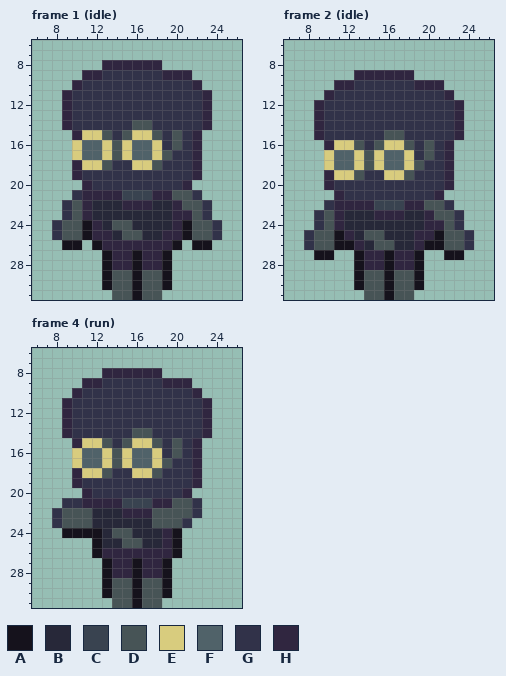
Two states of a pixel-art file, assets/sprites/enemy/zombie/enemy.aseprite. That is the earlier state.
32x32 pixels, 8 frames. Shown: frame 1 (idle): x 6..26, y 6..31; frame 2 (idle): x 6..26, y 6..31; frame 4 (run): x 6..26, y 6..31. The commit also changed other frames, which this record leaves out.
Palette (. is transparent): A #15121c  B #272839  C #394350  D #475456  E #d8cc7e  F #506269  G #313249  H #302640
Pixels before, frame 1 (idle), first column x 8:
 8 .....HHHHHH......
 9 ...HHGGGGGGHHH...
10 ..HGGGGGGGGGGGH..
11 .HGGGGGGGGGGGGGH.
12 .HGGGGGGGGGGGGGH.
13 .HGGGGGGGGGGGGGH.
14 .HGGGGGGDDGGGGGH.
15 ..HEEDGDEEDGDGH..
16 ..EFFEDEFFEGDGH..
17 ..EFFEDEFFEDGGH..
18 ..HEEDGGEEDGGGH..
19 ..HGGGGGGGGGGGH..
20 ...HGGGGGGGGGH...
21 ..GHHHHCCCHHDDG..
22 .GDHBBBHHHBBHDDG.
23 .GDHBBBBBBBBHHDG.
24 GDDAHBDDBBBBHADDG
25 GDDAHHBDDBBHHADDG
26 .AA.AHHHHHHHA.AA.
27 .....AHHAHHA.....
28 .....AHHAHHA.....
29 .....ADDADDA.....
30 .....ADDADDA.....
31 ......DDADD......
Pixels before, frame 2 (idle), first column x 8:
 9 .....HHHHHH......
10 ...HHGGGGGGHHH...
11 ..HGGGGGGGGGGGH..
12 .HGGGGGGGGGGGGGH.
13 .HGGGGGGGGGGGGGH.
14 .HGGGGGGGGGGGGGH.
15 .HGGGGGGDDGGGGGH.
16 ..HEEDGDEEDGDGH..
17 ..EFFEDEFFEGDGH..
18 ..EFFEDEFFEDGGH..
19 ..HEEDGGEEDGGGH..
20 ..HGGGGGGGGGGGH..
21 ...HGGGGGGGGGH...
22 ..GHHHHCCCHHDDG..
23 .GDHBBBHHHBBHDDG.
24 .GDHBBBBBBBBHHDG.
25 GDDAHBDDBBBHHADDG
26 GDDAAHBDDBBHAADDG
27 .AA..AHHAHHA..AA.
28 .....AHHAHHA.....
29 .....ADDADDA.....
30 .....ADDADDA.....
31 ......DDADD......
Pixels before, frame 4 (run), first column x 8:
 8 .....HHHHHH.....
 9 ...HHGGGGGGHHH..
10 ..HGGGGGGGGGGGH.
11 .HGGGGGGGGGGGGGH
12 .HGGGGGGGGGGGGGH
13 .HGGGGGGGGGGGGGH
14 .HGGGGGGDDGGGGGH
15 ..HEEDGDEEDGDGH.
16 ..EFFEDEFFEGDGH.
17 ..EFFEDEFFEDGGH.
18 ..HEEDGGEEDGGGH.
19 ..HGGGGGGGGGGGH.
20 ...HGGGGGGGGGH..
21 .GGHHHHCCCHHDDG.
22 GDDDBBBHHHDDDDG.
23 GDDDBBBBBBDDDG..
24 .AAAABDDBBBHA...
25 ....ABBDDBBHA...
26 ....AHHHHHHHA...
27 .....AHHAHHA....
28 .....AHHAHHA....
29 .....ADDADDA....
30 .....ADDADDA....
31 ......DDADD.....
And afterwards:
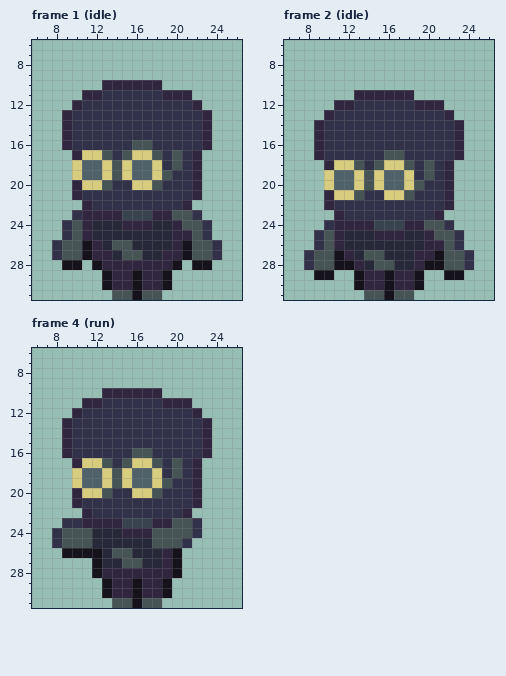
Difference:
Changed rows in their new state; - is an unchanged pixel.
Frame 1 (idle), layer "zombie2":
first column x 8:
 8 -----......------
 9 ---...........---
10 --...HHHHHH....--
11 -..HH------HHH..-
12 -.H-----------H.-
14 --------GG-------
15 -HGGGG-GGGG-G-GH-
16 -HGGGGGGDDG-G-GH-
17 --HEEDGDEEDGD----
18 --EFFEDEFFE-D----
19 --EFFEDEFFED-----
20 --HEED--EED--GH--
21 --HGGGGGGGGGGGH--
22 -..-GGGGGGGGGH..-
23 -.G-HHHCCCHHDDG.-
24 .G-HB-BHHH---D-G.
25 .G-HBB-BB--B-H-G.
26 GDDAHBDDBBBBHADDG
27 GDDAHHBDDBBHHADDG
28 -AA-AH--H--HA-AA-
29 ------HH-HH------
30 ------HH-HH------
Frame 2 (idle), layer "zombie2":
first column x 8:
 9 -----......------
10 ---...........---
11 --...HHHHHH....--
12 -..HH------HHH..-
13 -.H-----------H.-
15 --------GG-------
16 -HGGGG-GGGG-G-GH-
17 -HGGGGGGDDG-G-GH-
18 --HEEDGDEEDGD----
19 --EFFEDEFFE-D----
20 --EFFEDEFFED-----
21 --HEED--EED--GH--
22 --HGGGGGGGGGGGH--
23 -..-GGGGGGGGGH..-
24 -.G-HHHCCCHHDDG.-
25 .G-HB-BHHH-B-D-G.
26 .G-HBB-BB--BHH-G.
27 GDDAHBDDBBBHHADDG
28 GDDAAHBDDBBHAADDG
29 -AA---HH-HH---AA-
30 ------HH-HH------
Frame 4 (run), layer "zombie2":
first column x 8:
 8 -----......-----
 9 ---...........--
10 --...HHHHHH....-
11 -..HH------HHH..
12 -.H-----------H.
14 --------GG------
15 -HGGGG-GGGG-G-GH
16 -HGGGGGGDDG-G-GH
17 --HEEDGDEEDGD---
18 --EFFEDEFFE-D---
19 --EFFEDEFFED----
20 --HEED--EED--GH-
21 -.HGGGGGGGGGGGH-
22 ...HGGGGGGGGGH.-
23 .GGHHHHCCCHH-DG-
24 GDDDB-BHHHDDDDG-
25 GDDDB--BB-DDDG--
26 -AAA-BDDBBB-----
27 ----ABBDDBBHA---
28 ----AH--H--HA---
29 ------HH-HH-----
30 ------HH-HH-----
Where, in picture pixels (left, top, right, bottom), the same in both pictures:
changed: (52, 60, 222, 290)
changed: (304, 70, 474, 290)
changed: (52, 368, 212, 598)
